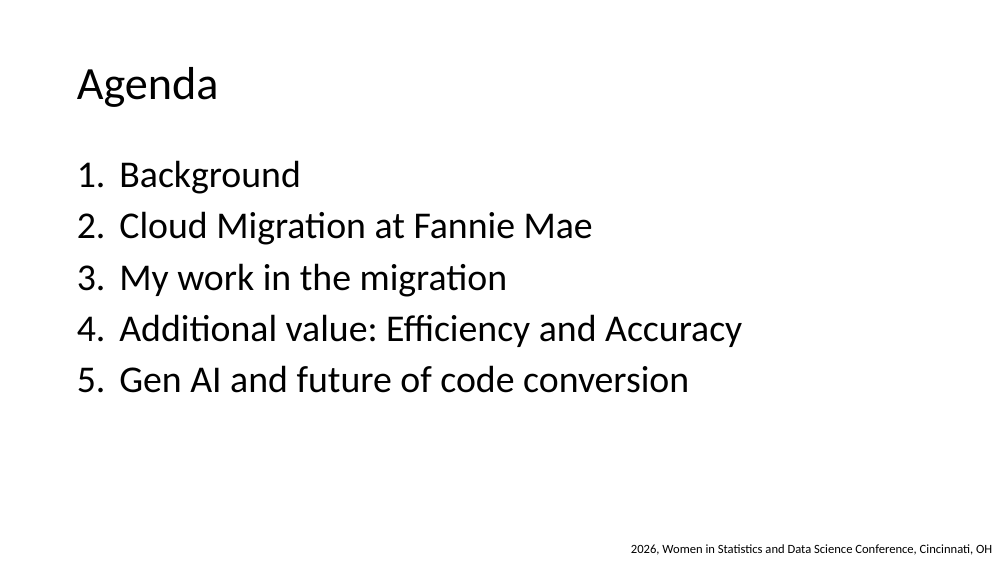
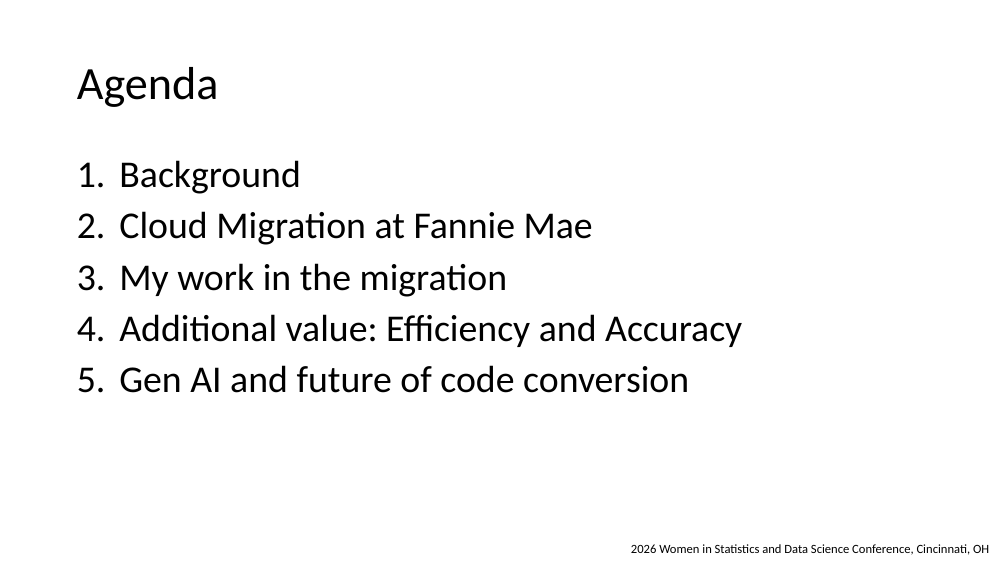
Before and after one commit to wx2123/WSDS-2026-OH, a slide deck: slide 2 of 2026 WSDS - Wujian Xue.pptx. Drawn at 1008x567 pixels with LibreOffice and Linux fonts; fonts in the diff are those of the drawing. Boxes give left, top, right and bottom in pixels: in the first picture for what was removed or moved away, otherwise in the second. Text is boxed around its words. In the diff, an @@ line names an element or a change of style, - is before the commit and + after.

```diff
--- a/2026 WSDS - Wujian Xue.pptx
+++ b/2026 WSDS - Wujian Xue.pptx
@@ text at box(631, 544, 989, 555): text changed @@
-2026, Women in Statistics and Data Science Conference, Cincinnati, OH
+2026 Women in Statistics and Data Science Conference, Cincinnati, OH
```
Also in this commit, not shown: 1 other slide changed, 2 other files.
